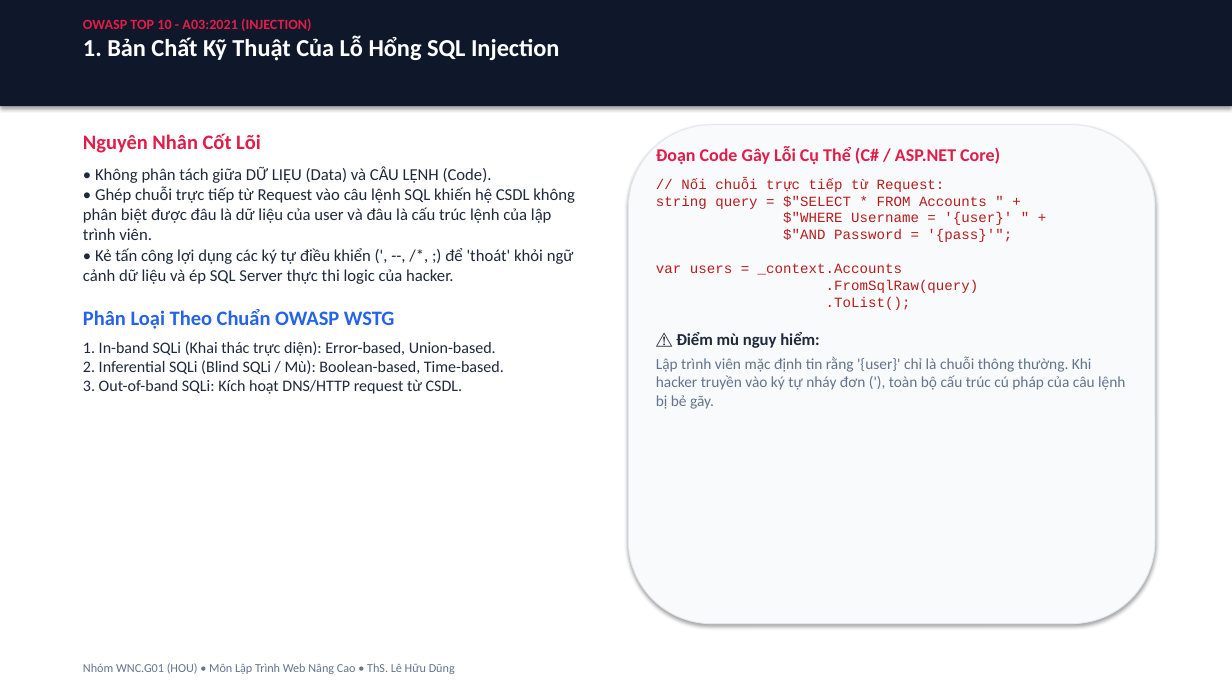
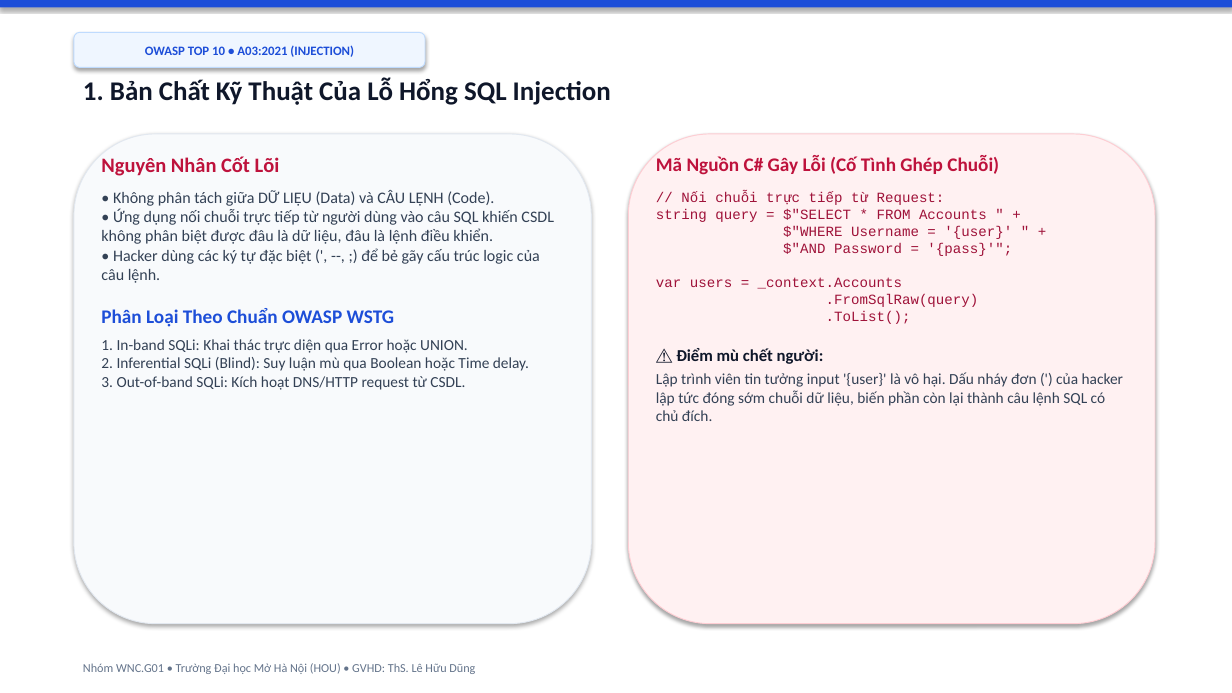
Before and after one commit to hocjsoo/OWASP_Demo, a slide deck: slide 2 of Slide_OWASP_SQL_Injection.pptx. Drawn at 1232x693 pixels with LibreOffice and Linux fonts; fonts in the diff are those of the drawing. Boxes give left, top, right and bottom in pixels: in the first picture for what was removed or moved away, otherwise in the second. Text is boxed around its words. In the diff, an @@ line names an element or a change of style, - is before the commit and + after.

Commit message:
feat: redesign entire presentation with modern Gamma/Canva light theme optimized for classroom projectors

```diff
--- a/Slide_OWASP_SQL_Injection.pptx
+++ b/Slide_OWASP_SQL_Injection.pptx
@@ rectangle: place and size @@
-rectangle at <box>0,0,1232,106</box>
+rectangle at <box>0,0,1232,7</box>
@@ rectangle at <box>0,0,1232,7</box>: fill #0F172A to #1D4ED8 @@
@@ text at <box>83,18,311,31</box>: paragraph removed @@
-OWASP TOP 10 - A03:2021 (INJECTION)
@@ rounded rectangle added at <box>74,32,425,67</box>, fill #EFF6FF, outline #BFDBFE 0.75 pt, 10 pt, text #1D4ED8, bold @@
+OWASP TOP 10 • A03:2021 (INJECTION)
@@ text "1. Bản Chất Kỹ Thuật ...": place and size @@
-text "1. Bản Chất Kỹ Thuật ..." at <box>83,18,560,61</box>
+text "1. Bản Chất Kỹ Thuật ..." at <box>83,78,611,105</box>
@@ text "1. Bản Chất Kỹ Thuật ..." at <box>83,78,611,105</box>: size 19 to 21 pt, text colour #FFFFFF to #0F172A @@
@@ rounded rectangle: place and size @@
-rounded rectangle at <box>628,125,1155,624</box>
+rounded rectangle at <box>74,134,592,624</box>
@@ text "Nguyên Nhân Cốt Lõi": place and size @@
-text "Nguyên Nhân Cốt Lõi" at <box>83,133,575,394</box>
+text "Nguyên Nhân Cốt Lõi" at <box>101,156,554,390</box>
@@ rounded rectangle added at <box>628,134,1155,624</box>, fill #FFF1F2, outline #FECDD3 0.75 pt @@
@@ text "Mã Nguồn C# Gây Lỗi ...": place and size @@
-text "Mã Nguồn C# Gây Lỗi ..." at <box>656,146,1125,409</box>
+text "Mã Nguồn C# Gây Lỗi ..." at <box>656,155,1123,421</box>
@@ text at <box>101,156,395,327</box>: text colour #E11D48 to #BE123C in "Nguyên Nhân Cốt Lõi"; size 16 to 15 pt, text colour #2563EB to #1D4ED8 in "Phân Loại Theo Chuẩn OWASP WSTG" @@
@@ text at <box>656,155,999,175</box>: text changed; size 14 to 15 pt; text colour #E11D48 to #BE123C @@
-Đoạn Code Gây Lỗi Cụ Thể (C# / ASP.NET Core)
+Mã Nguồn C# Gây Lỗi (Cố Tình Ghép Chuỗi)
@@ text at <box>101,190,554,283</box>: text changed; size 13 to 12.5 pt; text colour #1E293B to #334155 @@
-• Không phân tách giữa DỮ LIỆU (Data) và CÂU LỆNH (Code).
-• Ghép chuỗi trực tiếp từ Request vào câu lệnh SQL khiến hệ CSDL không phân biệt được đâu là dữ liệu của user và đâu là cấu trúc lệnh của lập trình viên.
-• Kẻ tấn công lợi dụng các ký tự điều khiển (', --, /*, ;) để 'thoát' khỏi ngữ cảnh dữ liệu và ép SQL Server thực thi logic của hacker.
+• Không phân tách giữa DỮ LIỆU (Data) và CÂU LỆNH (Code).
+• Ứng dụng nối chuỗi trực tiếp từ người dùng vào câu SQL khiến CSDL không phân biệt được đâu là dữ liệu, đâu là lệnh điều khiển.
+• Hacker dùng các ký tự đặc biệt (', --, ;) để bẻ gãy cấu trúc logic của câu lệnh.
@@ text at <box>656,192,1012,324</box>: text colour #B91C1C to #9F1239 in "// Nối chuỗi trực tiếp từ Request: ..."; more space between paragraphs @@
@@ text at <box>101,339,529,390</box>: text changed; size 12.5 to 12 pt; text colour #1E293B to #334155 @@
-1. In-band SQLi (Khai thác trực diện): Error-based, Union-based.
-2. Inferential SQLi (Blind SQLi / Mù): Boolean-based, Time-based.
-3. Out-of-band SQLi: Kích hoạt DNS/HTTP request từ CSDL.
+1. In-band SQLi: Khai thác trực diện qua Error hoặc UNION.
+2. Inferential SQLi (Blind): Suy luận mù qua Boolean hoặc Time delay.
+3. Out-of-band SQLi: Kích hoạt DNS/HTTP request từ CSDL.
@@ text at <box>656,348,1123,421</box>: text changed; text colour #64748B to #334155 @@
-⚠️ Điểm mù nguy hiểm:
-Lập trình viên mặc định tin rằng '{user}' chỉ là chuỗi thông thường. Khi hacker truyền vào ký tự nháy đơn ('), toàn bộ cấu trúc cú pháp của câu lệnh bị bẻ gãy.
+⚠️ Điểm mù chết người:
+Lập trình viên tin tưởng input '{user}' là vô hại. Dấu nháy đơn (') của hacker lập tức đóng sớm chuỗi dữ liệu, biến phần còn lại thành câu lệnh SQL có chủ đích.
@@ text at <box>83,663,475,674</box>: text changed @@
-Nhóm WNC.G01 (HOU) • Môn Lập Trình Web Nâng Cao • ThS. Lê Hữu Dũng
+Nhóm WNC.G01 • Trường Đại học Mở Hà Nội (HOU) • GVHD: ThS. Lê Hữu Dũng
```
Also in this commit, not shown: 7 other slides changed, 2 other files.
